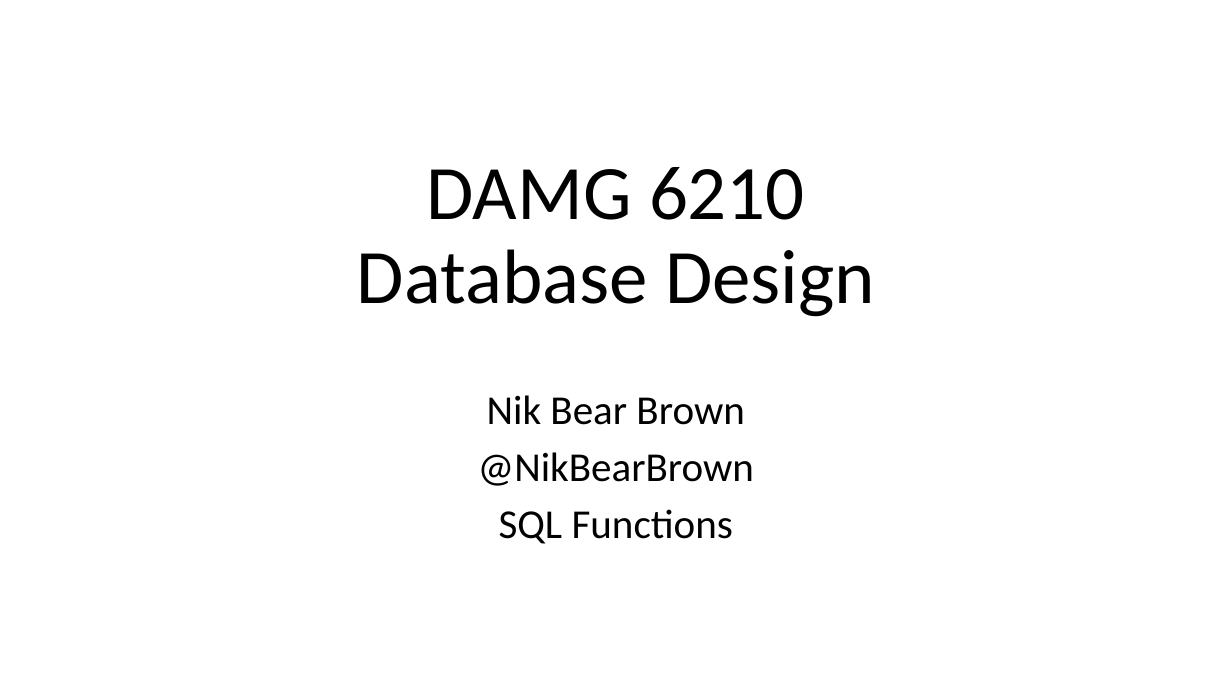
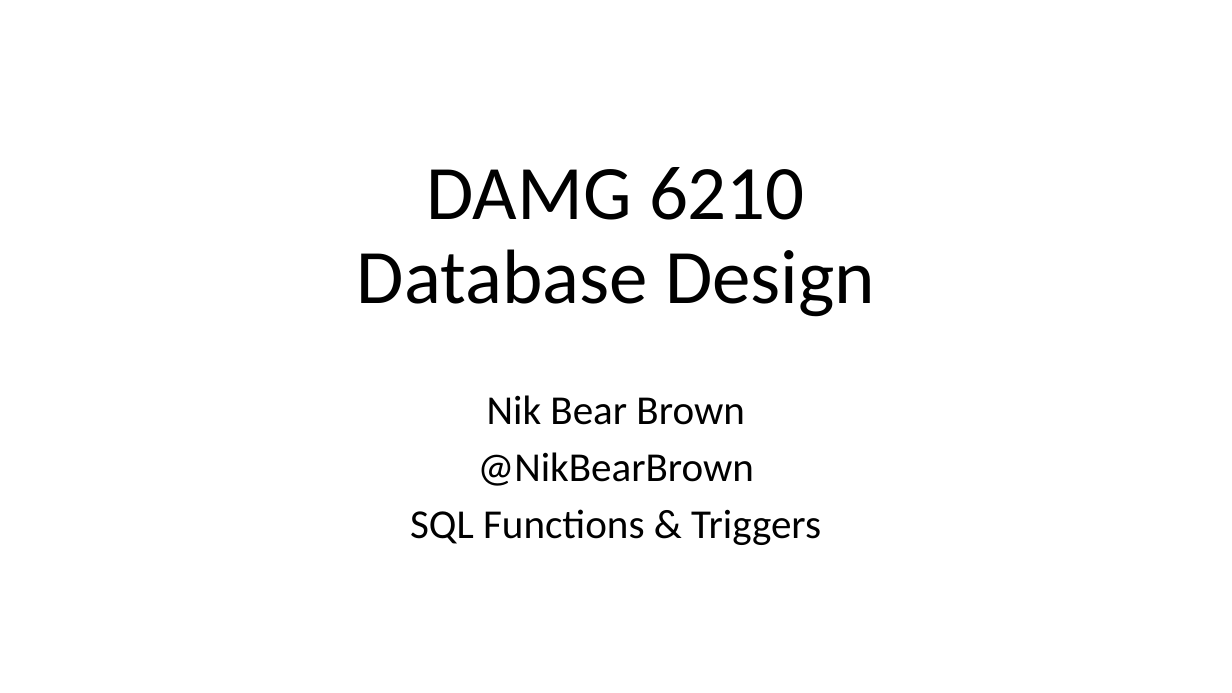
Before and after one commit to aiskunks/Jobs_Database, a slide deck: slide 1 of DAMG_6210/DAMG_6210_PPT/DAMG_6210_SQL_Functions.pptx. Drawn at 1232x693 pixels with LibreOffice and Linux fonts; fonts in the diff are those of the drawing. Boxes give left, top, right and bottom in pixels: in the first picture for what was removed or moved away, otherwise in the second. Text is boxed around its words. In the diff, an @@ line names an element or a change of style, - is before the commit and + after.

```diff
--- a/DAMG_6210/DAMG_6210_PPT/DAMG_6210_SQL_Functions.pptx
+++ b/DAMG_6210/DAMG_6210_PPT/DAMG_6210_SQL_Functions.pptx
@@ subtitle at <box>410,509,821,545</box>: text changed @@
-SQL Functions
+SQL Functions & Triggers
```
Also in this commit, not shown: 28 other slides changed, 1 slide added, 3 slides removed, 2 other files.
